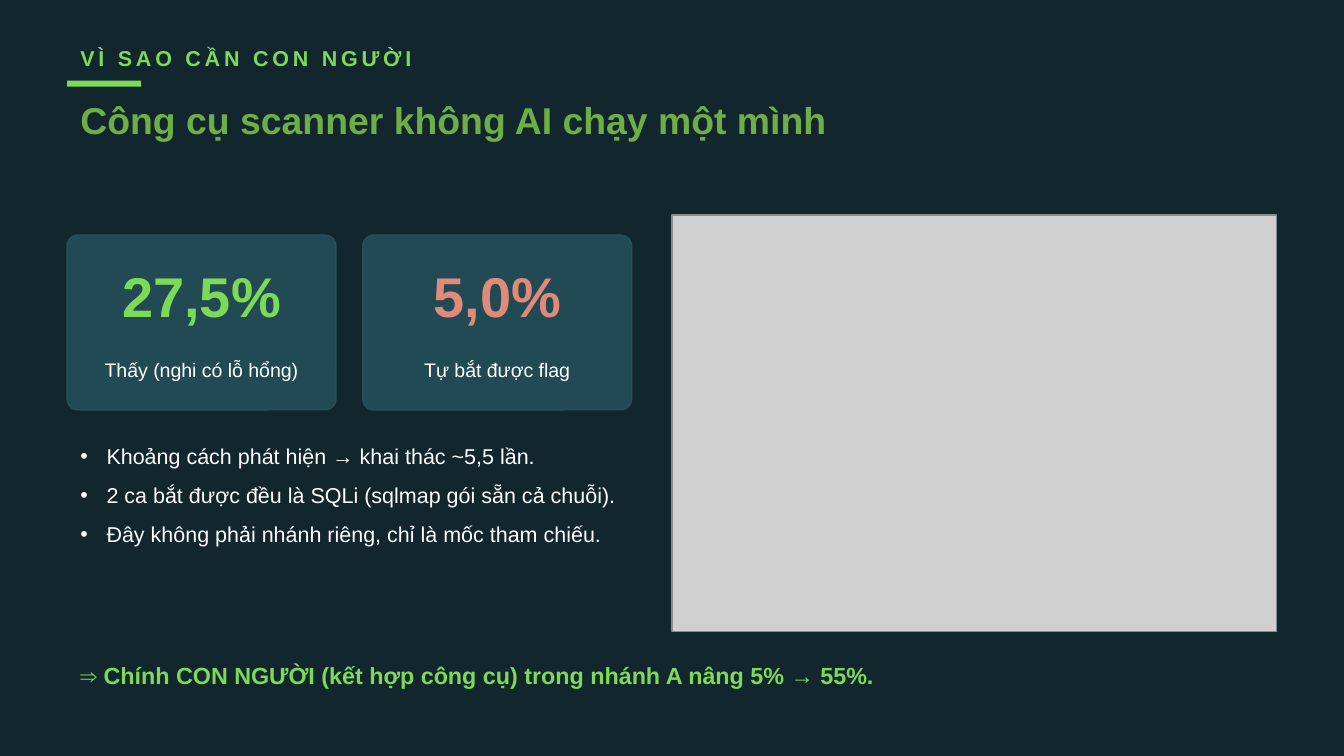
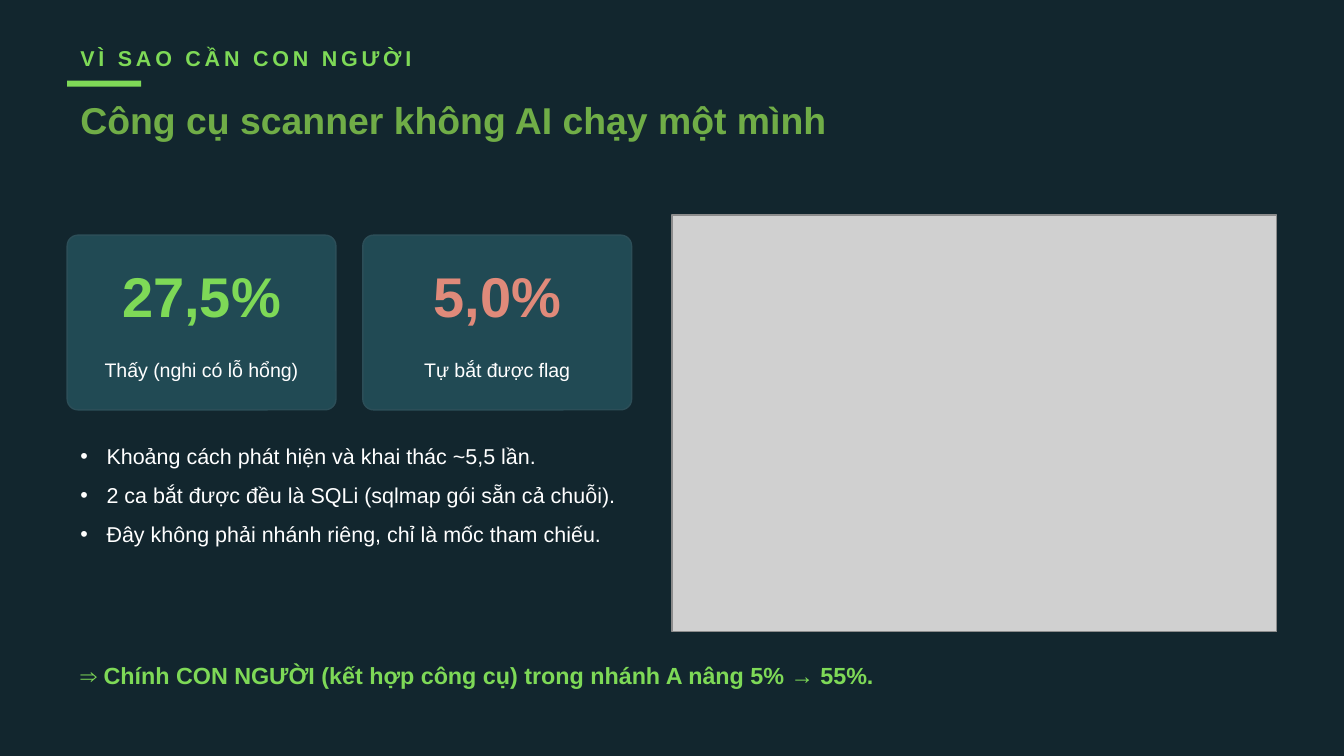
Before and after one commit to VuNguyenBinh/KLTN-FA26, a slide deck: slide 11 of Slide/KTLN_slide.pptx. Drawn at 1344x756 pixels with LibreOffice and Linux fonts; fonts in the diff are those of the drawing; grey boxes stand for pictures. Boxes give left, top, right and bottom in pixels: in the first picture for what was removed or moved away, otherwise in the second. Text is boxed around its words. In the diff, an @@ line names an element or a change of style, - is before the commit and + after.

```diff
--- a/Slide/KTLN_slide.pptx
+++ b/Slide/KTLN_slide.pptx
@@ text at <box>107,447,536,469</box>: text changed @@
-• Khoảng cách phát hiện → khai thác ~5,5 lần.
+• Khoảng cách phát hiện và khai thác ~5,5 lần.
```
Also in this commit, not shown: 15 other slides changed, 1 slide added.
